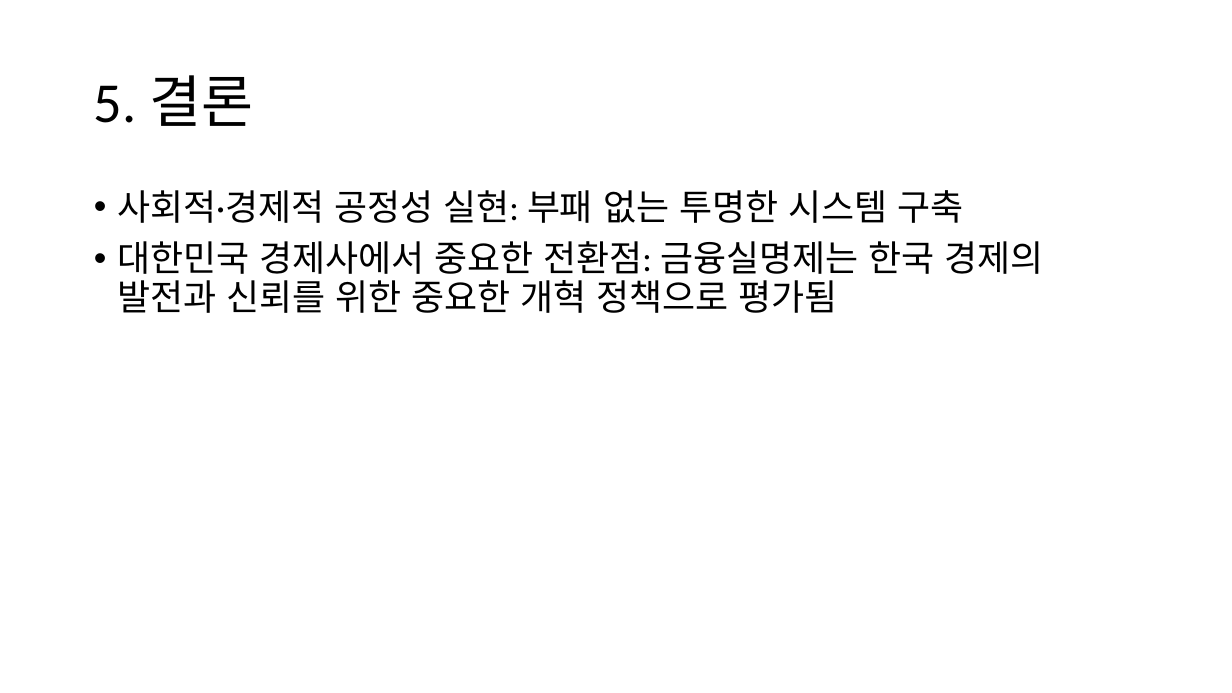
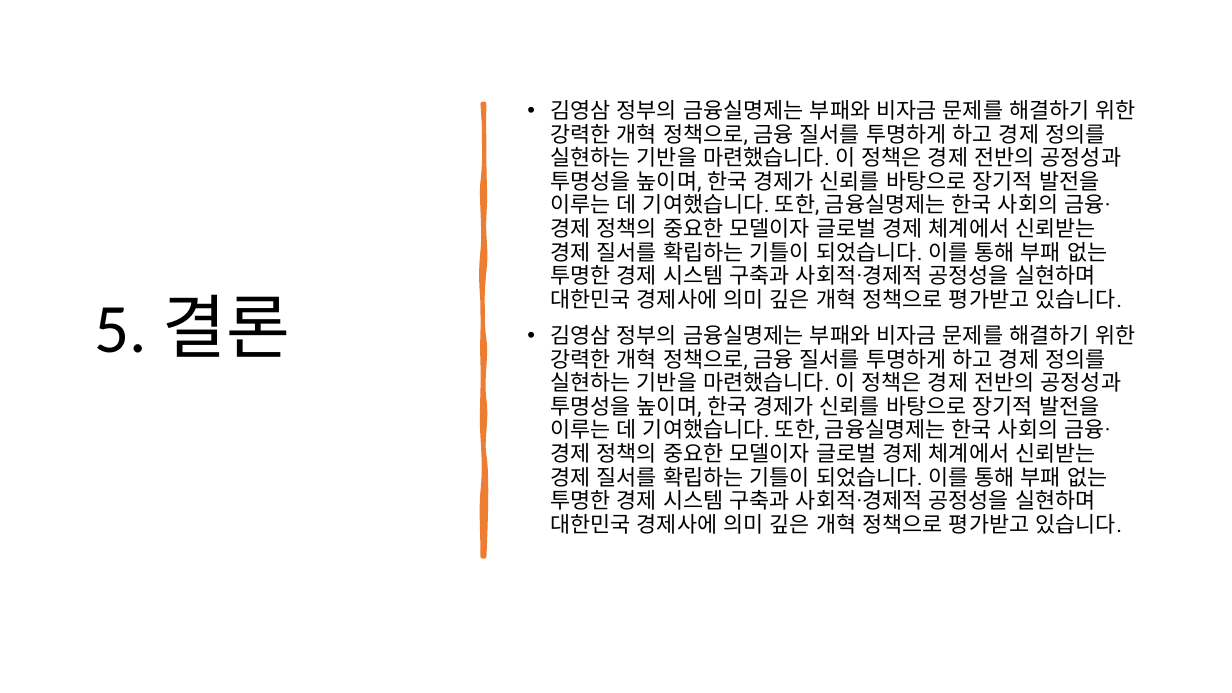
Before and after one commit to minjun2001/friday, a slide deck: slide 5 of FILE/금융실명제.pptx. Drawn at 1232x693 pixels with LibreOffice and Linux fonts; fonts in the diff are those of the drawing. Boxes give left, top, right and bottom in pixels: in the first picture for what was removed or moved away, otherwise in the second. Text is boxed around its words. In the diff, an @@ line names an element or a change of style, - is before the commit and + after.

```diff
--- a/FILE/금융실명제.pptx
+++ b/FILE/금융실명제.pptx
@@ title "5. 결론": place and size @@
-title "5. 결론" at box(94, 75, 254, 126)
+title "5. 결론" at box(94, 294, 291, 357)
@@ title "5. 결론" at box(94, 294, 291, 357): size 44 to 54 pt @@
@@ freeform shape added at box(482, 104, 484, 556), fill #ED7D31, outline #ED7D31 3.25 pt @@
@@ text added at box(550, 100, 1136, 534), 17 pt, text #000000 @@
+• 김영삼 정부의 금융실명제는 부패와 비자금 문제를 해결하기 위한 강력한 개혁 정책으로, 금융 질서를 투명하게 하고 경제 정의를 실현하는 기반을 마련했습니다. 이 정책은 경제 전반의 공정성과 투명성을 높이며, 한국 경제가 신뢰를 바탕으로 장기적 발전을 이루는 데 기여했습니다. 또한, 금융실명제는 한국 사회의 금융·경제 정책의 중요한 모델이자 글로벌 경제 체계에서 신뢰받는 경제 질서를 확립하는 기틀이 되었습니다. 이를 통해 부패 없는 투명한 경제 시스템 구축과 사회적·경제적 공정성을 실현하며 대한민국 경제사에 의미 깊은 개혁 정책으로 평가받고 있습니다.
+• 김영삼 정부의 금융실명제는 부패와 비자금 문제를 해결하기 위한 강력한 개혁 정책으로, 금융 질서를 투명하게 하고 경제 정의를 실현하는 기반을 마련했습니다. 이 정책은 경제 전반의 공정성과 투명성을 높이며, 한국 경제가 신뢰를 바탕으로 장기적 발전을 이루는 데 기여했습니다. 또한, 금융실명제는 한국 사회의 금융·경제 정책의 중요한 모델이자 글로벌 경제 체계에서 신뢰받는 경제 질서를 확립하는 기틀이 되었습니다. 이를 통해 부패 없는 투명한 경제 시스템 구축과 사회적·경제적 공정성을 실현하며 대한민국 경제사에 의미 깊은 개혁 정책으로 평가받고 있습니다.
@@ text removed at box(117, 190, 1043, 313) @@
-• 사회적·경제적 공정성 실현: 부패 없는 투명한 시스템 구축
-• 대한민국 경제사에서 중요한 전환점: 금융실명제는 한국 경제의 발전과 신뢰를 위한 중요한 개혁 정책으로 평가됨
```
Also in this commit, not shown: 4 other slides changed, 1 slide removed, 1 other file.
